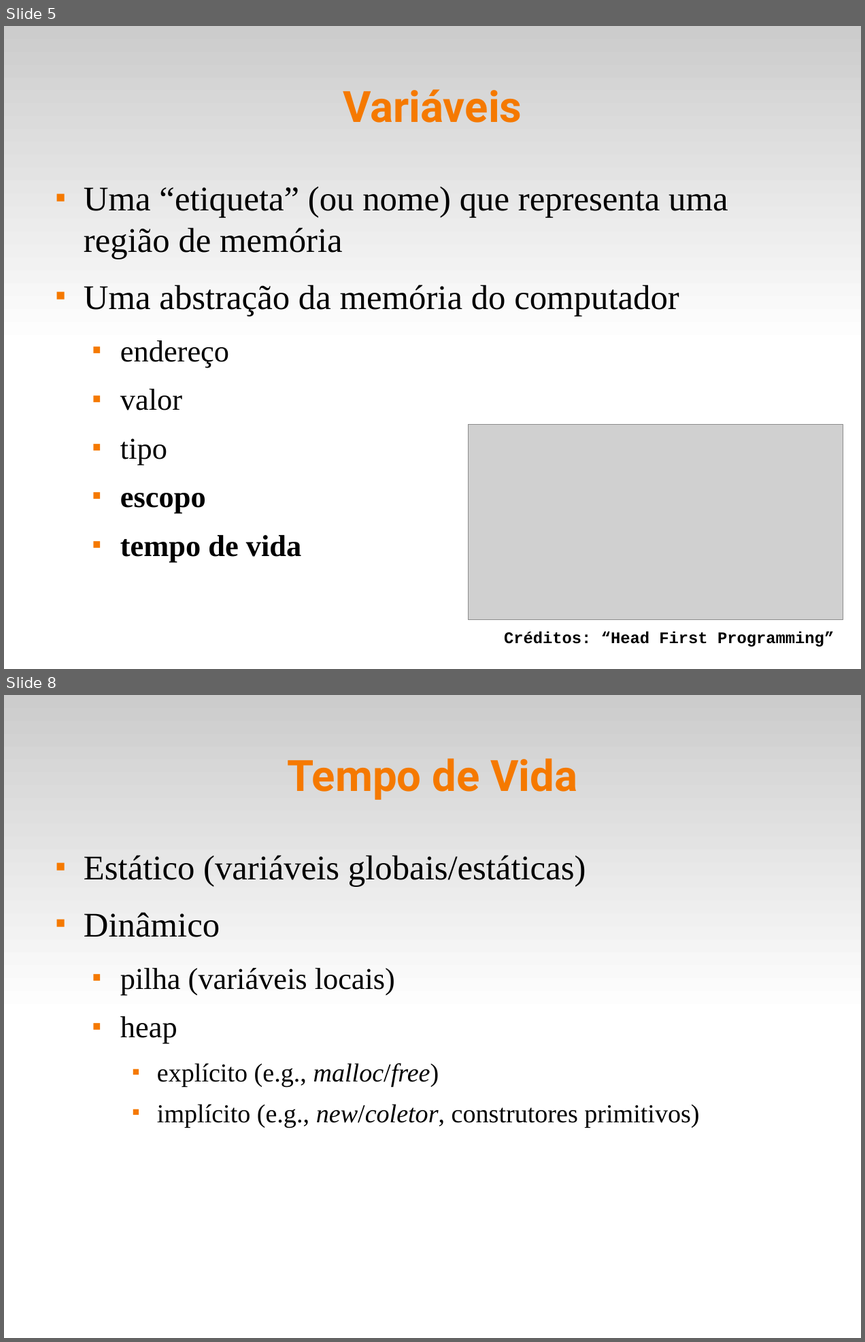
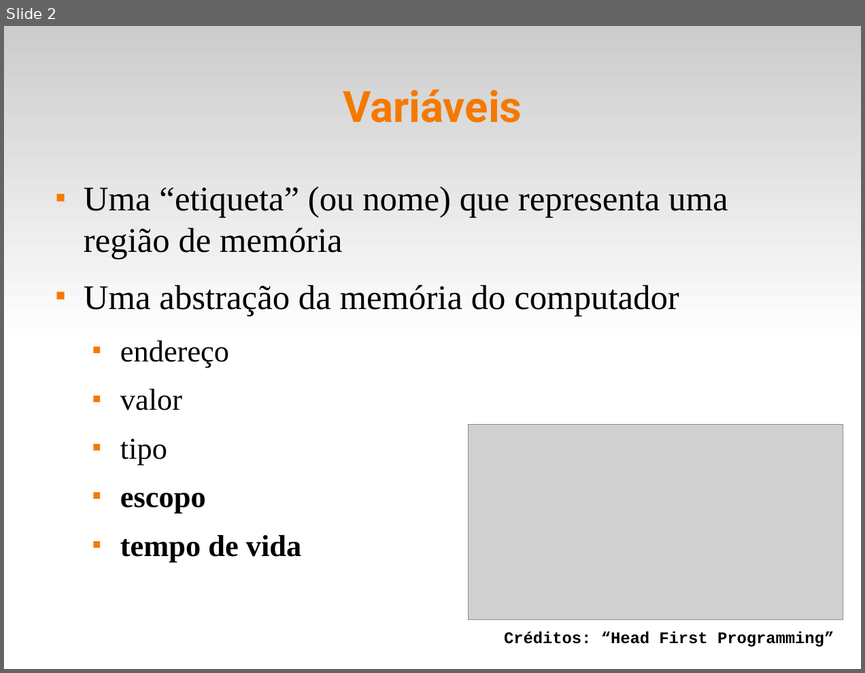
Before and after one commit to fsantanna-uerj/EDL, a slide deck: slides/edl-04-scope.odp. Shown one above the other, each under a label of ours: slides 5 and 8 before the commit, slide 2 after it; the slides between them are not shown. The pictures are 865x1342 and 865x673 pixels, drawn with LibreOffice and Linux fonts; fonts in the diff are those of the drawing; grey boxes stand for pictures. Boxes give left, top, right and bottom in pixels: in the first picture for what was removed or moved away, otherwise in the second. Text is boxed around its words. In the diff, an @@ line names an element or a change of style, - is before the commit and + after.

```diff
--- a/slides/edl-04-scope.odp
+++ b/slides/edl-04-scope.odp
@@ slide 8 removed at (x1=4, y1=695, x2=861, y2=1338), background #FFFFFF; not listed: 1 template element that a slide beside it also shows @@
@@ title removed at (x1=287, y1=758, x2=577, y2=800) @@
-Tempo de Vida
@@ text removed at (x1=84, y1=855, x2=699, y2=1127) @@
-■ Estático (variáveis globais/estáticas)
-■ Dinâmico
-  ■ pilha (variáveis locais)
-  ■ heap
-    ■ explícito (e.g., malloc/free)
-    ■ implícito (e.g., new/coletor, construtores primitivos)
@@ what was slide 5 is now slide 2 @@
```
Also in this commit, not shown: 1 slide changed, 5 other slides removed, 3 other files.
